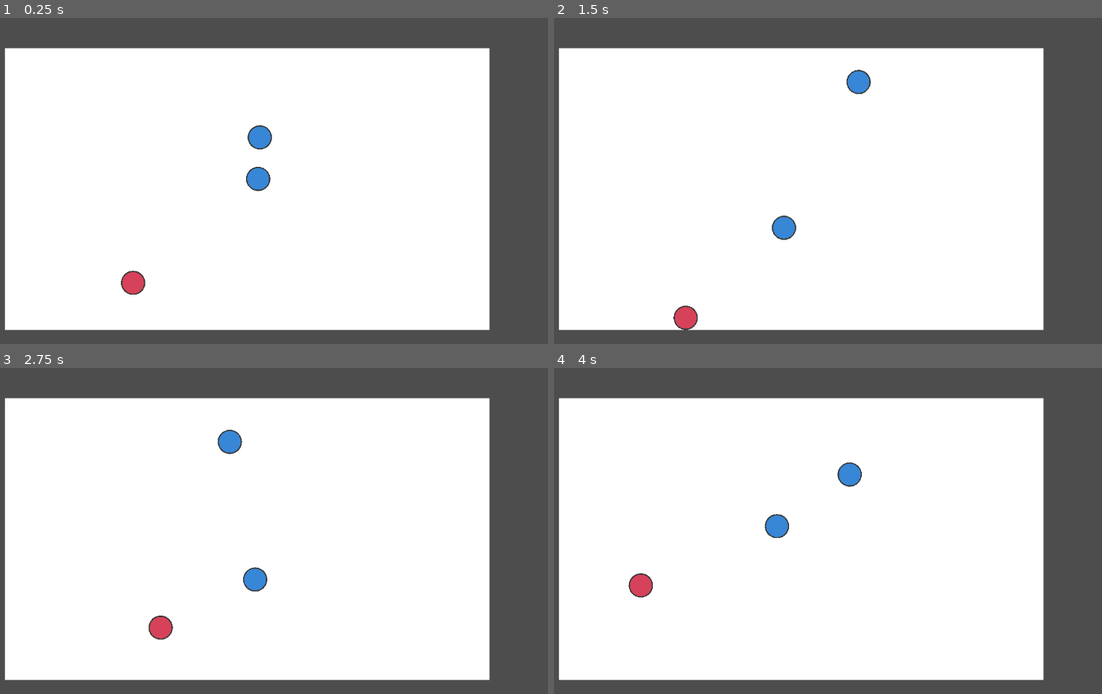
Above: before the commit, frames 1-4 (two rows, left to right).
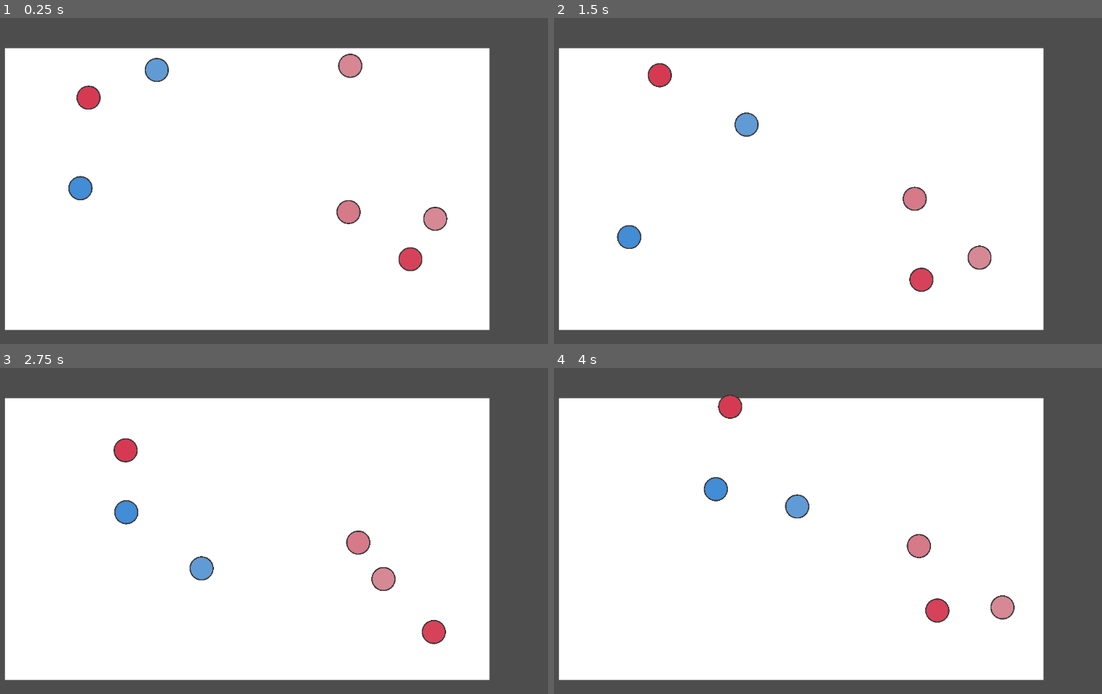
Above: after the commit, the same moments.

Repository: s7eamy/social-bubbles
Game: Godot game, scene res://scenes/levels/test_level/test_level.tscn
The game is run twice, just before and just after one commit, with the same random seed, the same clock (stepped at 60 frames per second) and the same inputs. This scene is started directly instead of the project's main scene.
Inputs:
- Up to frame 1 (0.25 s): no input
- Up to frame 2 (1.5 s): no input
- Up to frame 3 (2.75 s): no input
- Up to frame 4 (4 s): no input

The runs differ from the first frame. In frame 1, 2.7% of the frame differs, in the area x 12-82%, y 10-85%; in frame 2, 2.4%; in frame 3, 2.4%; in frame 4, 2.4%.

Commit message:
feat: add random unit generation in test level

Diff:
--- /dev/null
+++ b/scenes/levels/test_level/test_level.gd
@@ -0,0 +1,19 @@
+extends Node2D
+
+@export var unit_scene: PackedScene
+
+# Called when the node enters the scene tree for the first time.
+func _ready() -> void:
+    randomize()
+    var num_units = randi_range(3, 8)
+    for i in range(num_units):
+        var unit_instance = unit_scene.instantiate()
+        unit_instance.position = Vector2(
+            randf_range(0, get_viewport_rect().size.x),
+            randf_range(0, get_viewport_rect().size.y)
+        )
+        add_child(unit_instance)
+
+# Called every frame. 'delta' is the elapsed time since the previous frame.
+func _process(delta: float) -> void:
+    pass
--- a/scenes/levels/test_level/test_level.tscn
+++ b/scenes/levels/test_level/test_level.tscn
@@ -1,5 +1,6 @@
-[gd_scene load_steps=4 format=3 uid="uid://b0ycvh48vd00g"]
+[gd_scene load_steps=5 format=3 uid="uid://b0ycvh48vd00g"]
 
+[ext_resource type="Script" path="res://scenes/levels/test_level/test_level.gd" id="1_3dg5q"]
 [ext_resource type="PackedScene" uid="uid://dp82b4kb4pydf" path="res://scenes/unit/unit.tscn" id="1_pq0by"]
 
 [sub_resource type="RectangleShape2D" id="RectangleShape2D_4i4j1"]
@@ -10,6 +11,8 @@
 orientation = 2
 
 [node name="TestLevel" type="Node2D"]
+script = ExtResource("1_3dg5q")
+unit_scene = ExtResource("1_pq0by")
 
 [node name="StaticBody2D" type="StaticBody2D" parent="."]
 position = Vector2(575, 320)
@@ -21,15 +24,6 @@
 [node name="MeshInstance2D" type="MeshInstance2D" parent="StaticBody2D"]
 mesh = SubResource("PlaneMesh_ca6bh")
 
-[node name="Unit" parent="." instance=ExtResource("1_pq0by")]
-position = Vector2(300, 540)
-
-[node name="Unit2" parent="." instance=ExtResource("1_pq0by")]
-position = Vector2(600, 280)
-
-[node name="Unit3" parent="." instance=ExtResource("1_pq0by")]
-position = Vector2(593.845, 200)
-
 [node name="Camera2D" type="Camera2D" parent="."]
 offset = Vector2(600, 300)
 zoom = Vector2(0.8, 0.8)
